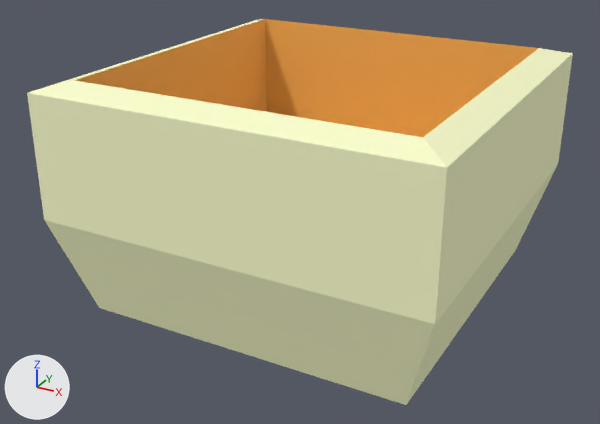
Renders of the COLLADA model assets/mesh/FoodCup.dae from each side of a commit.
Rendered twice from a 50 mm camera at (0.1164, -0.227, 0.1365) aimed at (-0.0042, -0.0077, 0.0269). Every picture has the same lights, and +X, +Y and +Z are marked at lower left.

Script lines for the objects in view, before the commit:
```python
mat_cupinsidematerial = principled_material('CupInsideMaterial')
mat_cupinsidematerial.base_color = (0.965, 0.468, 0.0931)  # orange #fbb656
mat_cupinsidematerial.roughness = 0.9
me_cube = bpy.data.meshes.new('Cube')
me_cube.from_pydata(...)  # 58 vertices, 112 faces; spans x -0.0625..0.0625, y -0.0625..0.0625, z 0.0002..0.0752
# faces by material slot: [72, 40]
me_cube.materials.append(mat_cupmaterial)  # beige #fcffcd
me_cube.materials.append(mat_cupinsidematerial)  # orange #fbb656
ob_cube = bpy.data.objects.new('Cube', me_cube)
ob_cube.location = (0.0, 0.0, 0.0)
```
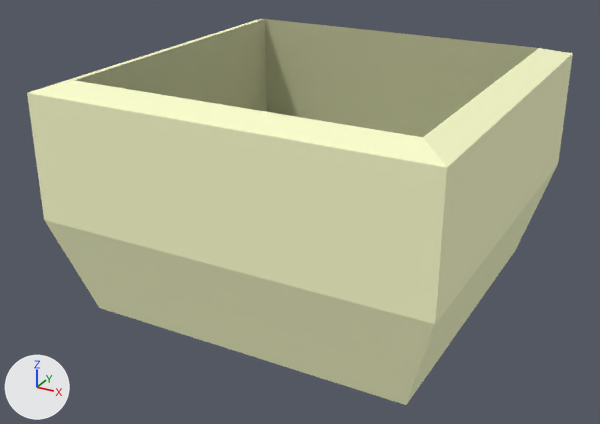
The change, as a list of edits to the scene's bpy script:
```text
Change mat_cupinsidematerial:
    mat_cupinsidematerial.base_color: (0.965, 0.468, 0.0931) -> (0.509, 0.523, 0.322)  # orange #fbb656 -> beige #bdbf9a
```

Boxes (x1, y1, x2, y2) around the edits, measured in the pictures (600 x 424 px):
'Cube', recoloured
    both: (74, 19, 540, 140)
